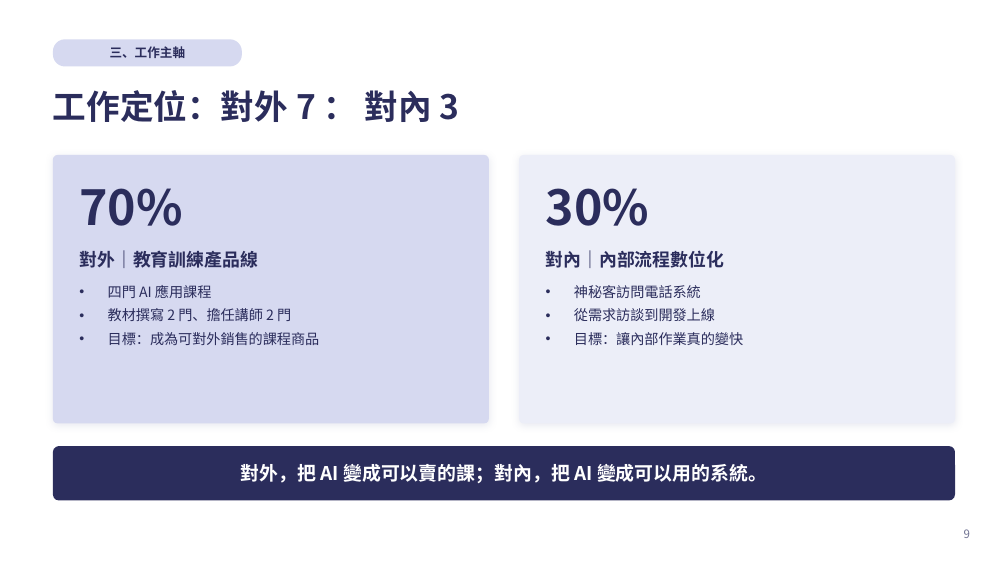
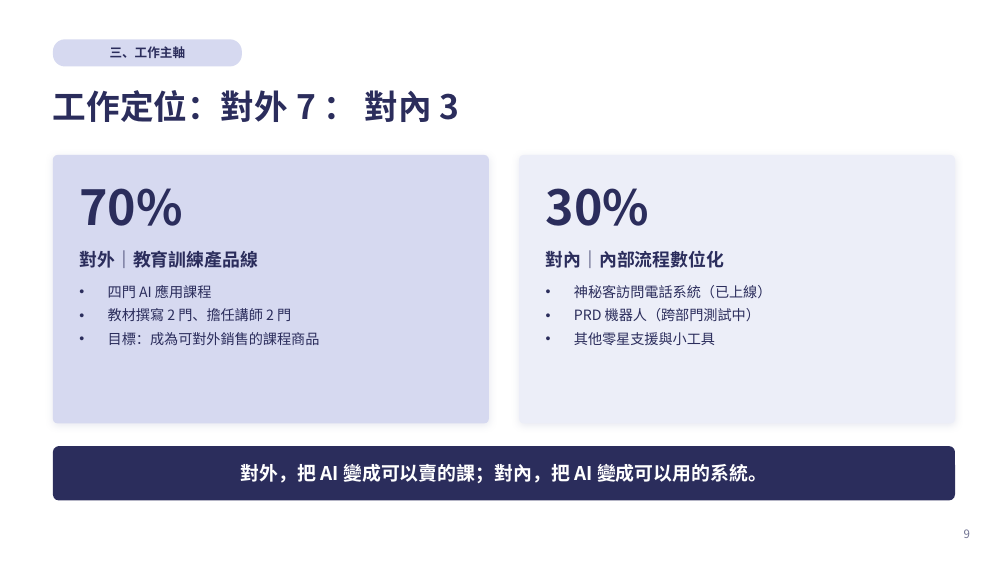
Before and after one commit to kirihuang-bit/freshman-report, a slide deck: slide 9 of 黃家朗新人報告.pptx. Drawn at 1008x567 pixels with LibreOffice and Linux fonts; fonts in the diff are those of the drawing. Boxes give left, top, right and bottom in pixels: in the first picture for what was removed or moved away, otherwise in the second. Text is boxed around its words. In the diff, an @@ line names an element or a change of style, - is before the commit and + after.

```diff
--- a/黃家朗新人報告.pptx
+++ b/黃家朗新人報告.pptx
@@ text at [574,285,772,345]: text changed @@
-• 神秘客訪問電話系統
-• 從需求訪談到開發上線
-• 目標：讓內部作業真的變快
+• 神秘客訪問電話系統（已上線）
+• PRD 機器人（跨部門測試中）
+• 其他零星支援與小工具
```
Also in this commit, not shown: 18 other slides changed, 4 slides added, 1 slide removed, 4 other files.
